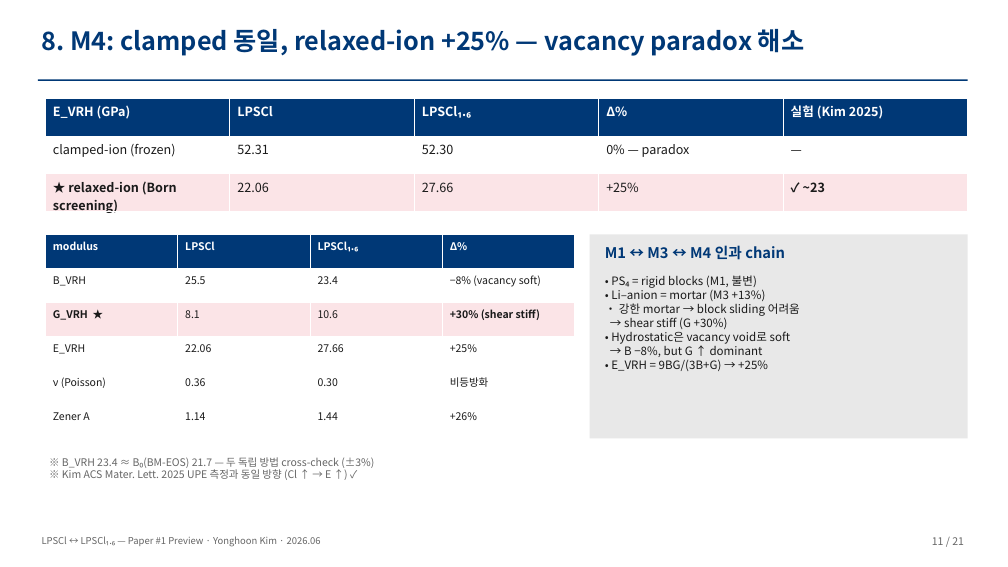
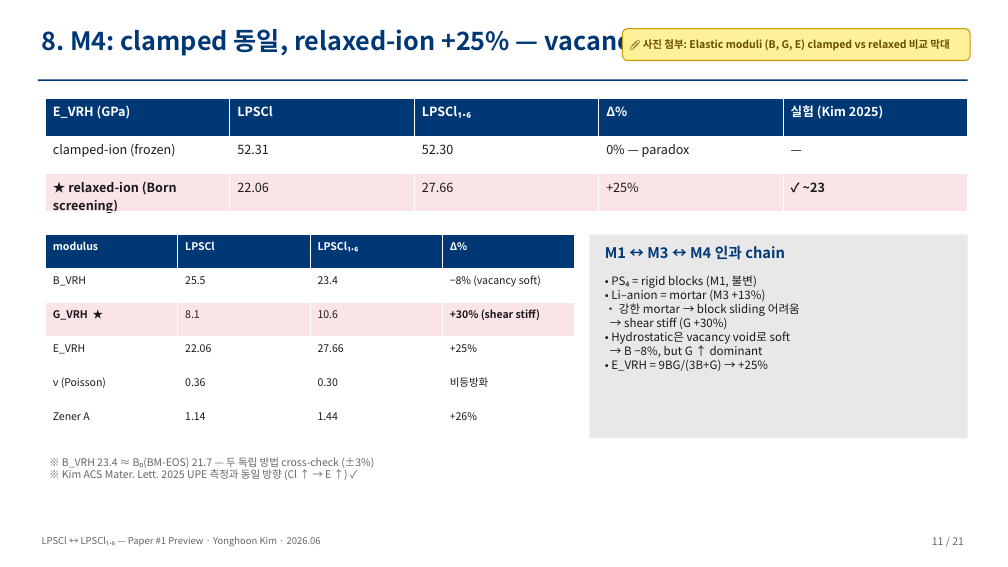
Before and after one commit to yonghoon7153-source/Yonghoon-DEM-DFT, a slide deck: slide 11 of kb/papers/lpscl_vs_lpscl16_seminar_v1.pptx. Drawn at 1008x567 pixels with LibreOffice and Linux fonts; fonts in the diff are those of the drawing. Boxes give left, top, right and bottom in pixels: in the first picture for what was removed or moved away, otherwise in the second. Text is boxed around its words. In the diff, an @@ line names an element or a change of style, - is before the commit and + after.

```diff
--- a/kb/papers/lpscl_vs_lpscl16_seminar_v1.pptx
+++ b/kb/papers/lpscl_vs_lpscl16_seminar_v1.pptx
@@ rounded rectangle added at (x1=622, y1=29, x2=970, y2=60), fill #FFF19A, outline #C89A00 1 pt, 10 pt, text #664D00, bold @@
+📎 사진 첨부: Elastic moduli (B, G, E) clamped vs relaxed 비교 막대
```
Also in this commit, not shown: 21 other slides changed, 1 other file.
